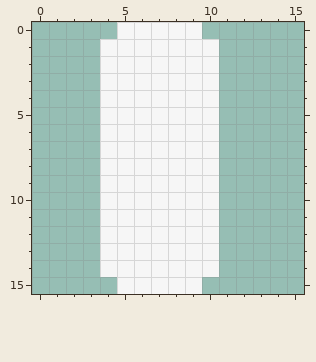
Pixel-art file: src/assets/gmtk/art/body.aseprite. That is the earlier state.
16x16 pixels, 1 frame.
New version:
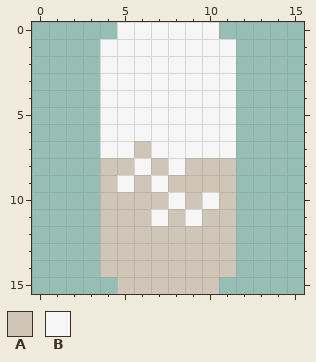
Palette (. is transparent): A #cfc6b8  B #f6f6f6
Edits made:
Changed rows in their new state; - is an unchanged pixel.
first column x 4:
 0 ------B-
 1 -------B
 2 -------B
 3 -------B
 4 -------B
 5 -------B
 6 -------B
 7 --A----B
 8 AA-A-AAA
 9 A-A-AAAA
10 AAAA-A-A
11 AAA-A-AA
12 AAAAAAAA
13 AAAAAAAA
14 AAAAAAAA
15 -AAAAAA-
Boxes around the changes in both pictures, in picture pixels (x1, y1, x2, y2):
changed: (100, 22, 236, 294)
